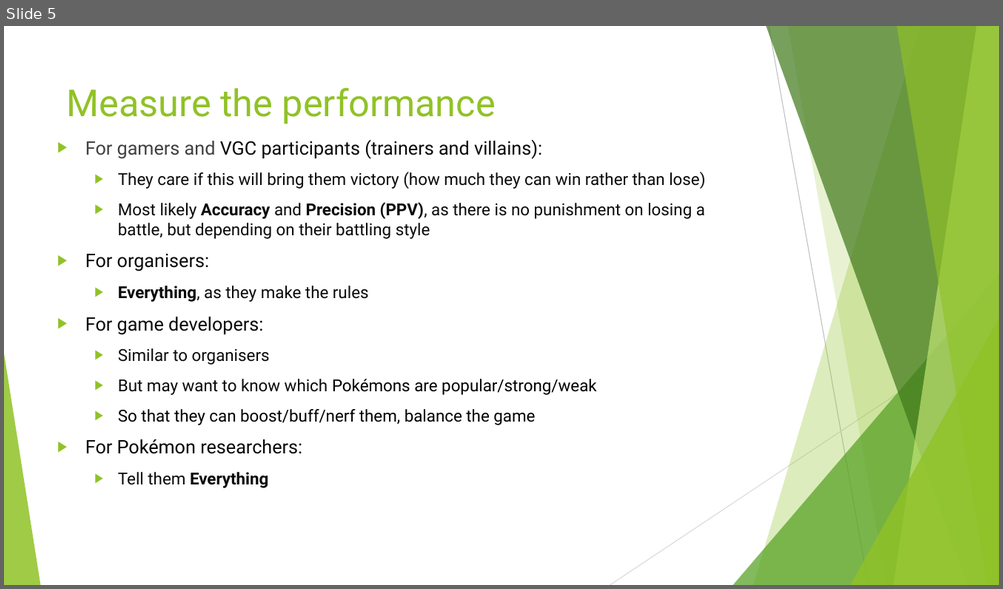
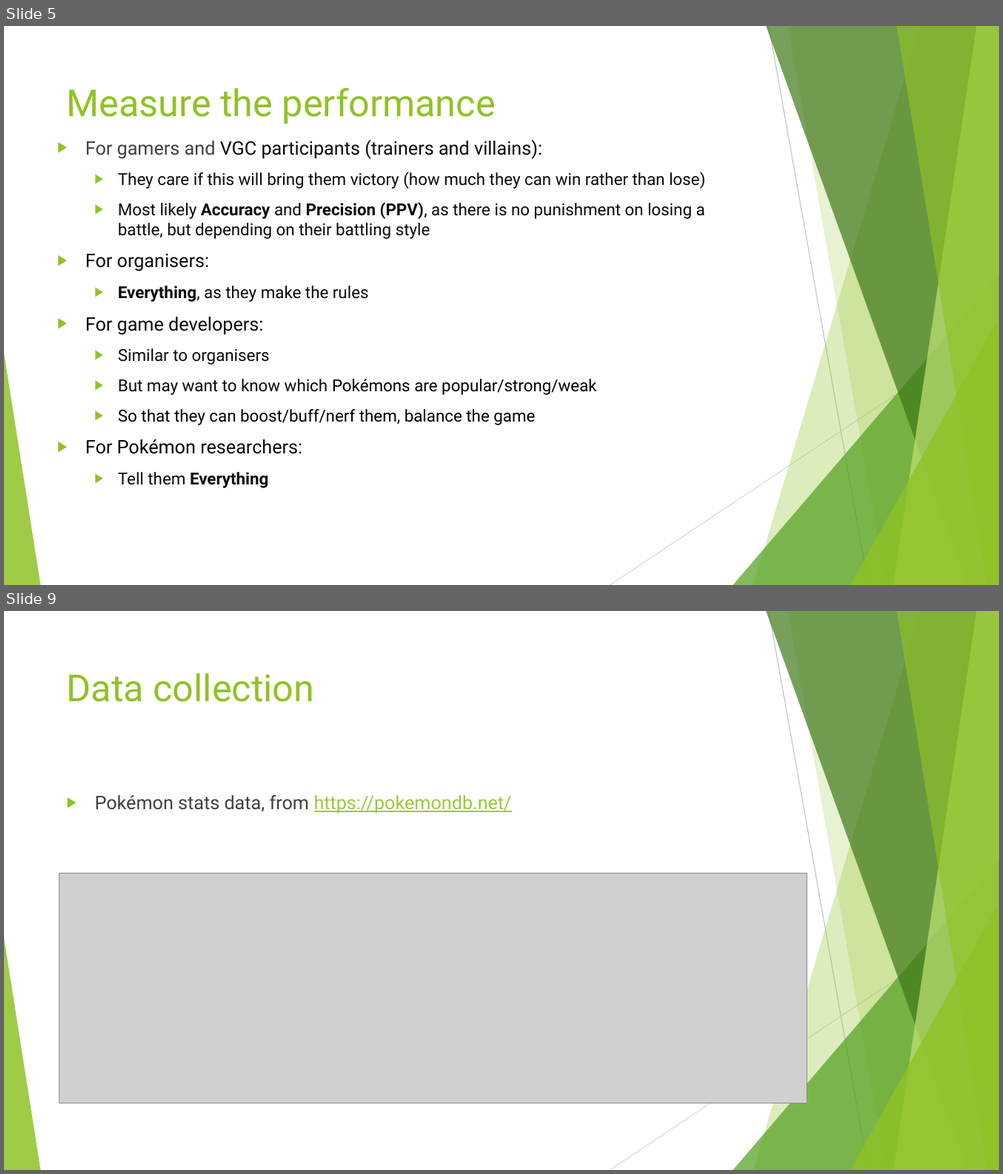
Before and after one commit to jackyman1997/pokemon, a slide deck: 3. classfier/classifier.pptx. Shown one above the other, each under a label of ours: slide 5 before the commit, slides 5 and 9 after it; the slides between them are not shown. The pictures are 1003x589 and 1003x1174 pixels, drawn with LibreOffice and Linux fonts; fonts in the diff are those of the drawing; grey boxes stand for pictures. Boxes give left, top, right and bottom in pixels: in the first picture for what was removed or moved away, otherwise in the second. Text is boxed around its words. In the diff, an @@ line names an element or a change of style, - is before the commit and + after.

```diff
--- a/3. classfier/classifier.pptx
+++ b/3. classfier/classifier.pptx
@@ slide 9 added at (4, 611, 999, 1170), background #FFFFFF; not listed: 10 template elements that a slide beside it also shows @@
@@ title added at (67, 673, 315, 702), 36 pt, text #90C226 @@
+Data collection
@@ text added at (95, 795, 512, 813), 18 pt, text #99CA3C, underline @@
+▶ Pokémon stats data, from https://pokemondb.net/
@@ picture added at (60, 873, 807, 1103) @@
```
Also in this commit, not shown: 3 slides changed, 15 other slides added.
